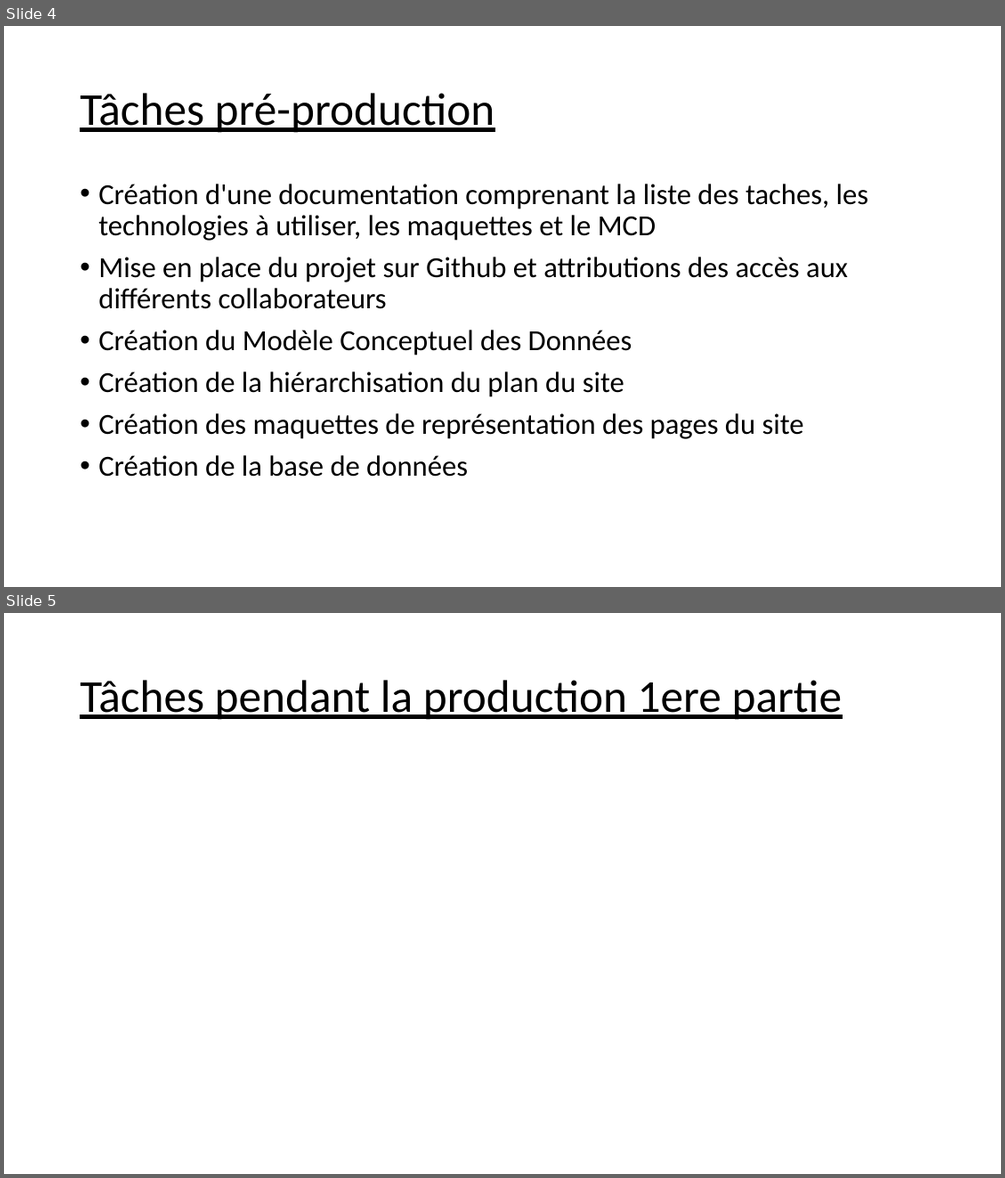
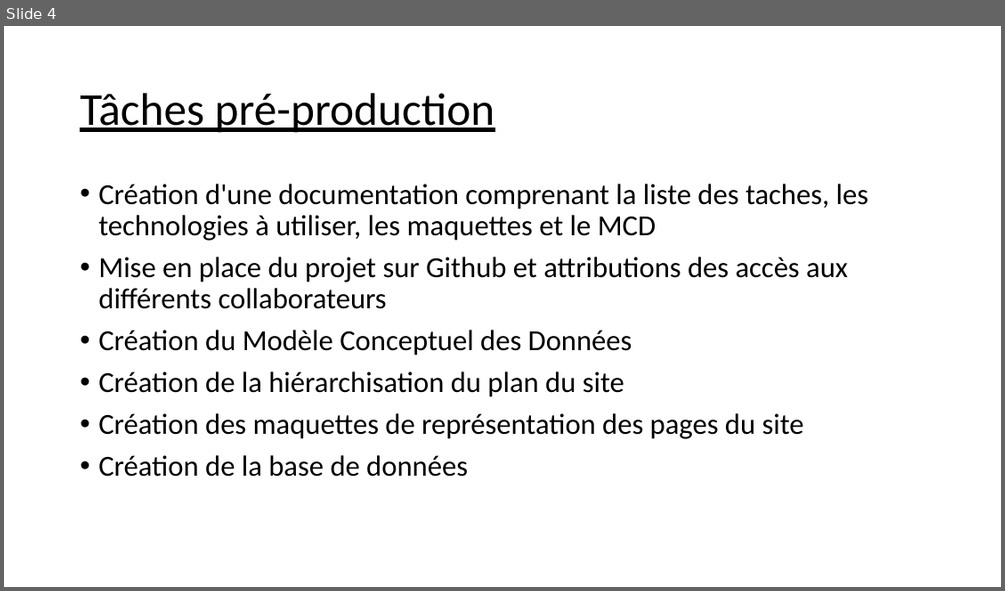
Before and after one commit to Fourkap/PPE_Parking, a slide deck: Documentation/Présentation PPE Parking.pptx. Shown one above the other, each under a label of ours: slides 4 and 5 before the commit, slide 4 after it. The pictures are 1005x1178 and 1005x591 pixels, drawn with LibreOffice and Linux fonts; fonts in the diff are those of the drawing. Boxes give left, top, right and bottom in pixels: in the first picture for what was removed or moved away, otherwise in the second. Text is boxed around its words. In the diff, an @@ line names an element or a change of style, - is before the commit and + after.

```diff
--- a/Documentation/Présentation PPE Parking.pptx
+++ b/Documentation/Présentation PPE Parking.pptx
@@ slide 5 removed at (4,613,1001,1174), background #FFFFFF @@
@@ title removed at (80,680,841,720) @@
-Tâches pendant la production 1ere partie
```
Also in this commit, not shown: 10 slides added, 2 other slides removed.
